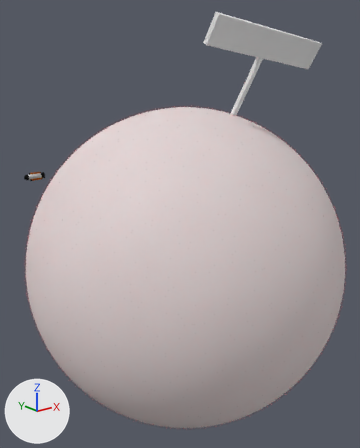
The Blender file 03-Scenes/al-space2.blend as it was, and as the next commit left it.
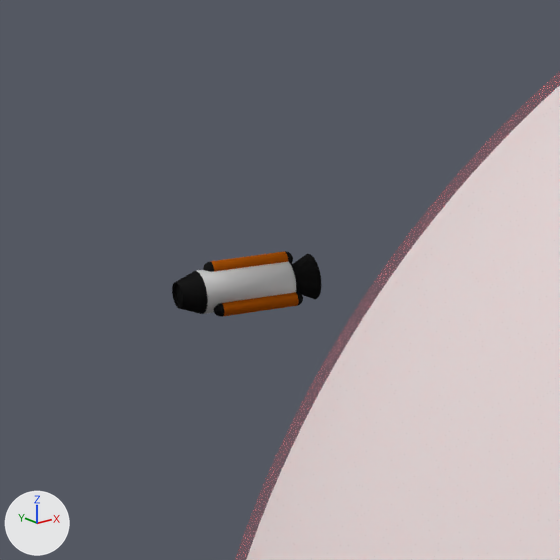
There are two pictures of each version: one whole from a camera (50 mm lens) standing at (-16.62, -26.2, 4.25) and looking at (-4.77, -11.39, -1.67), one close up on the part from 0% to 22% of the width and 30% to 48% of the height. Every picture has the same lights, and +X, +Y and +Z are marked at lower left.

Names of what the first close-up shows: 'Rakete', 'mars'.
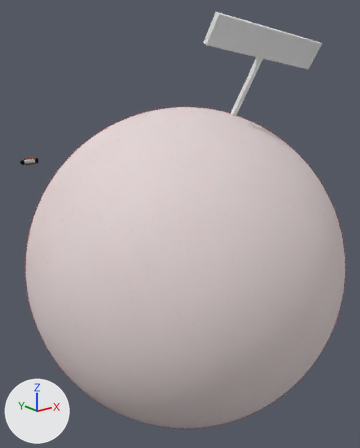
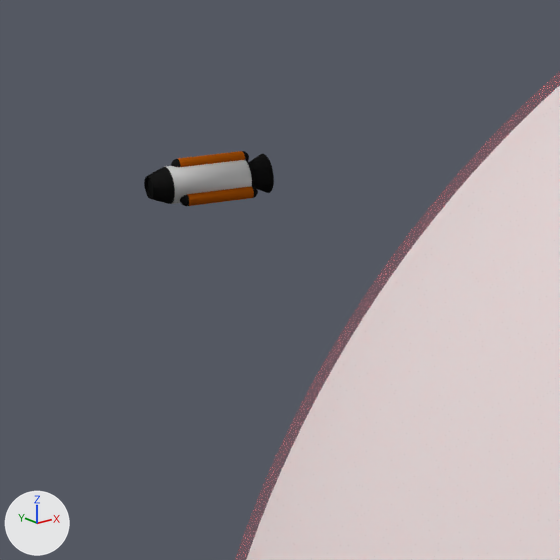
Changed parts and their boxes [x1, y1, x2, y2] in the close-ups (560 x 560 px):
```json
{"object": "Rakete", "change": "moved", "before": [172, 251, 322, 317], "after": [144, 151, 274, 206]}
```

Edits to the scene script, one JSON object a line:
```json
{"op": "set", "path": "ob_rakete.location", "old": "(-7.222, -3.231, -1.071)", "new": "(-5.821, 0.774, -1.071)"}
```
